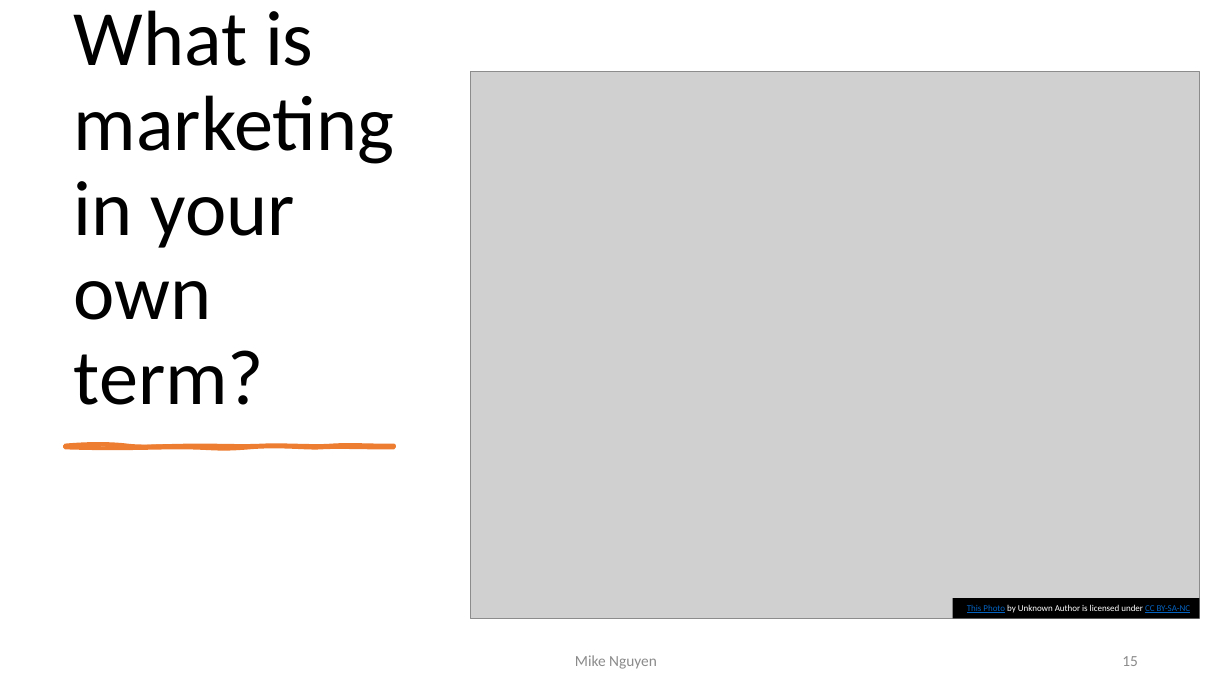
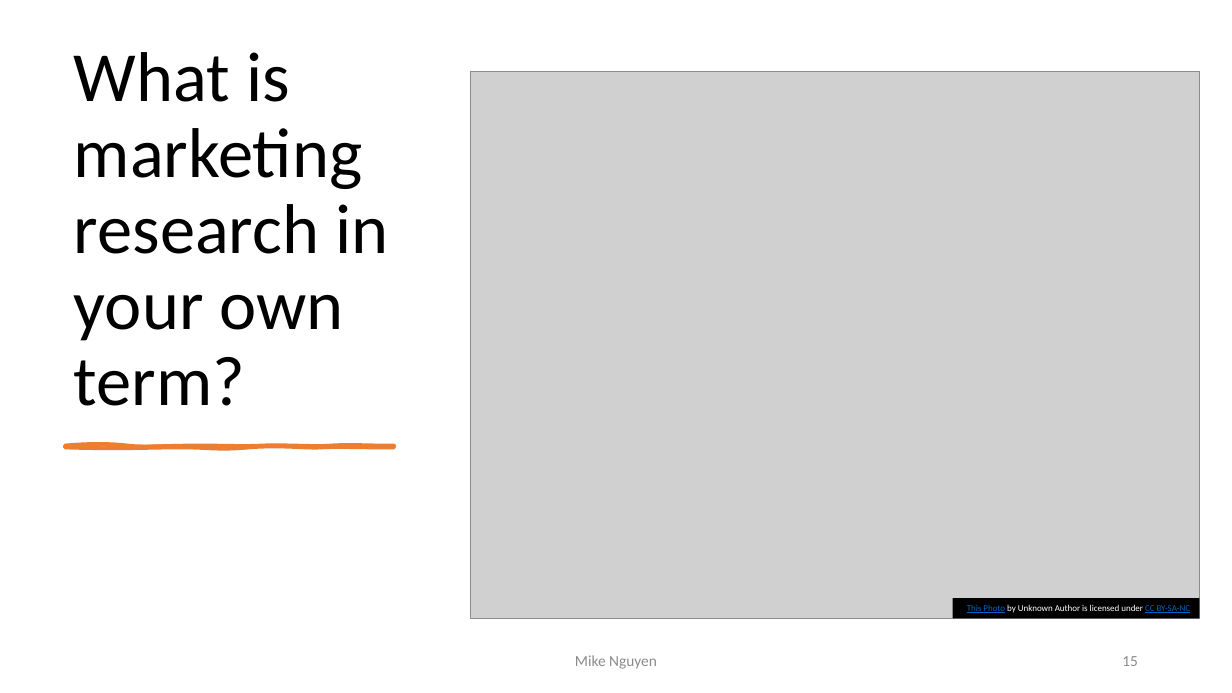
Before and after one commit to mikenguyen13/mar4050, a slide deck: slide 15 of lectures/1/1_Introduction to Marketing Research.pptx. Drawn at 1232x693 pixels with LibreOffice and Linux fonts; fonts in the diff are those of the drawing; grey boxes stand for pictures. Boxes give left, top, right and bottom in pixels: in the first picture for what was removed or moved away, otherwise in the second. Text is boxed around its words. In the diff, an @@ line names an element or a change of style, - is before the commit and + after.

```diff
--- a/lectures/1/1_Introduction to Marketing Research.pptx
+++ b/lectures/1/1_Introduction to Marketing Research.pptx
@@ title at [74,52,388,406]: text changed; size 61 to 54.9 pt @@
-What is marketing in your own term?
+What is marketing
+research in your own term?
```
Also in this commit, not shown: 5 other slides changed, 1 slide added, 9 other files.
